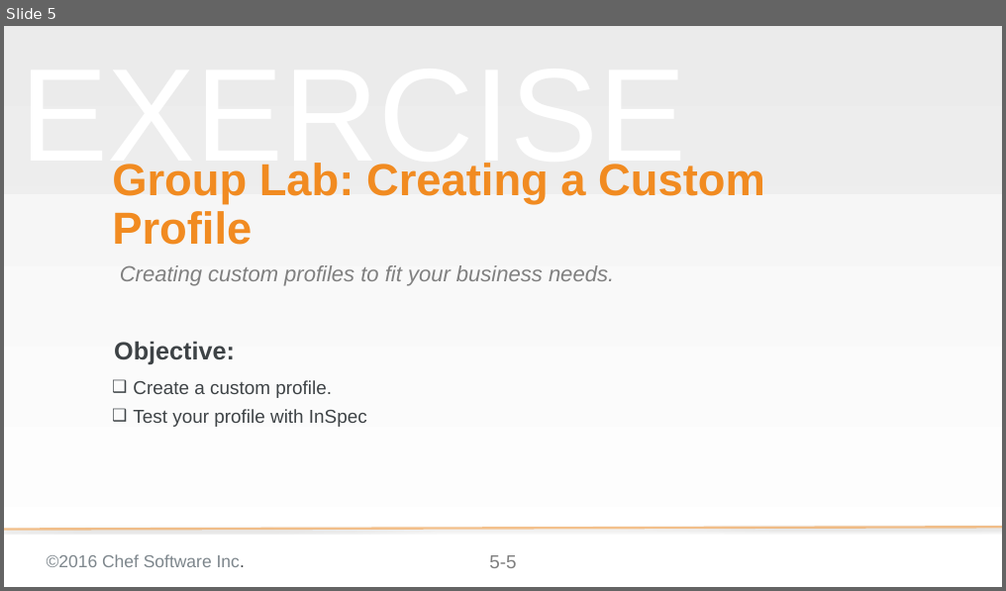
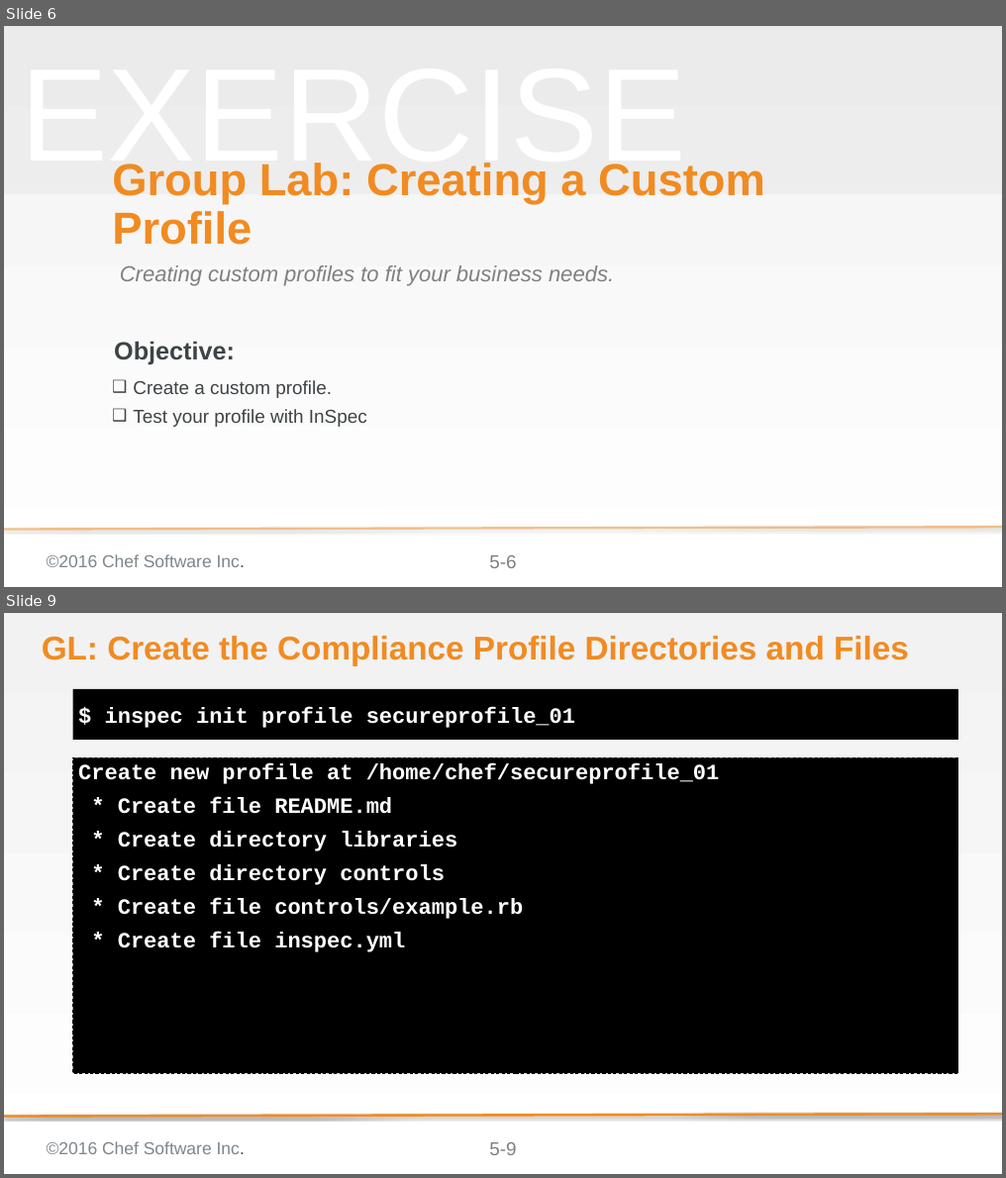
Before and after one commit to bchamby/chef-compliance-installation-configuration-operation, a slide deck: 05-creating-custom-profiles.pptx. Shown one above the other, each under a label of ours: slide 5 before the commit, slides 6 and 9 after it; the slides between them are not shown. The pictures are 1006x591 and 1006x1178 pixels, drawn with LibreOffice and Linux fonts; fonts in the diff are those of the drawing; background and template pictures are left out. Boxes give left, top, right and bottom in pixels: in the first picture for what was removed or moved away, otherwise in the second. Text is boxed around its words. In the diff, an @@ line names an element or a change of style, - is before the commit and + after.

Commit message:
Rewrote 05-creating-custom-profiles to suppoet inspec 0.14.2. Still need to add the new profile upload procedure

```diff
--- a/05-creating-custom-profiles.pptx
+++ b/05-creating-custom-profiles.pptx
@@ slide 9 added at box(4, 613, 1002, 1174), background gradient #F2F2F2 to #FFFFFF; not listed: 3 template elements that a slide beside it also shows @@
@@ title added at box(42, 636, 909, 666), 42.3 pt, text #F18B21, bold @@
+GL: Create the Compliance Profile Directories and Files
@@ text added at box(73, 689, 958, 740), fill #000000, 28 pt, text #FFFFFF, bold @@
+$ inspec init profile secureprofile_01
@@ text added at box(73, 758, 958, 1073), fill #000000, outline #000000 1 pt dashed, 28 pt, text #FFFFFF, bold @@
+Create new profile at /home/chef/secureprofile_01
+* Create file README.md
+* Create directory libraries
+* Create directory controls
+* Create file controls/example.rb
+* Create file inspec.yml
@@ line added from (1002, 1114) to (4, 1117), #F18B21 3 pt @@
@@ what was slide 5 is now slide 6 @@
```
Also in this commit, not shown: 4 slides changed, 15 other slides added, 21 slides removed.
